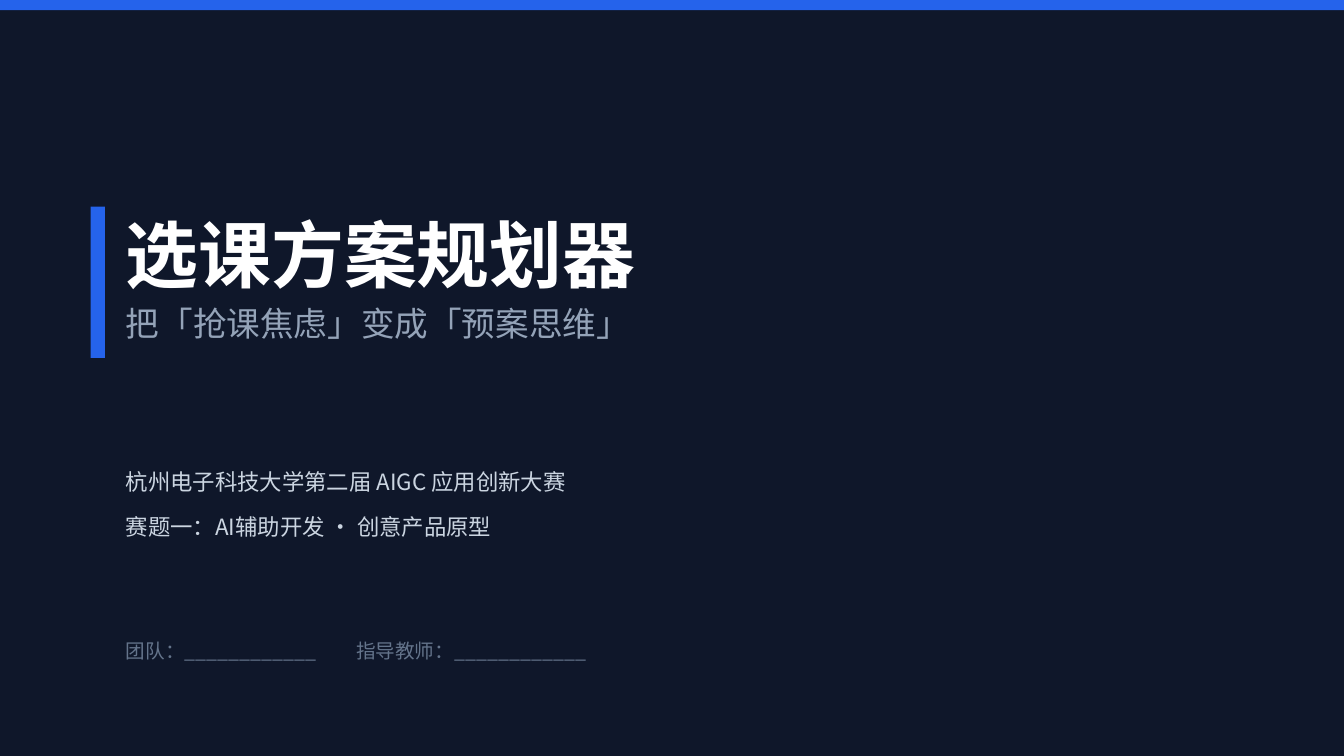
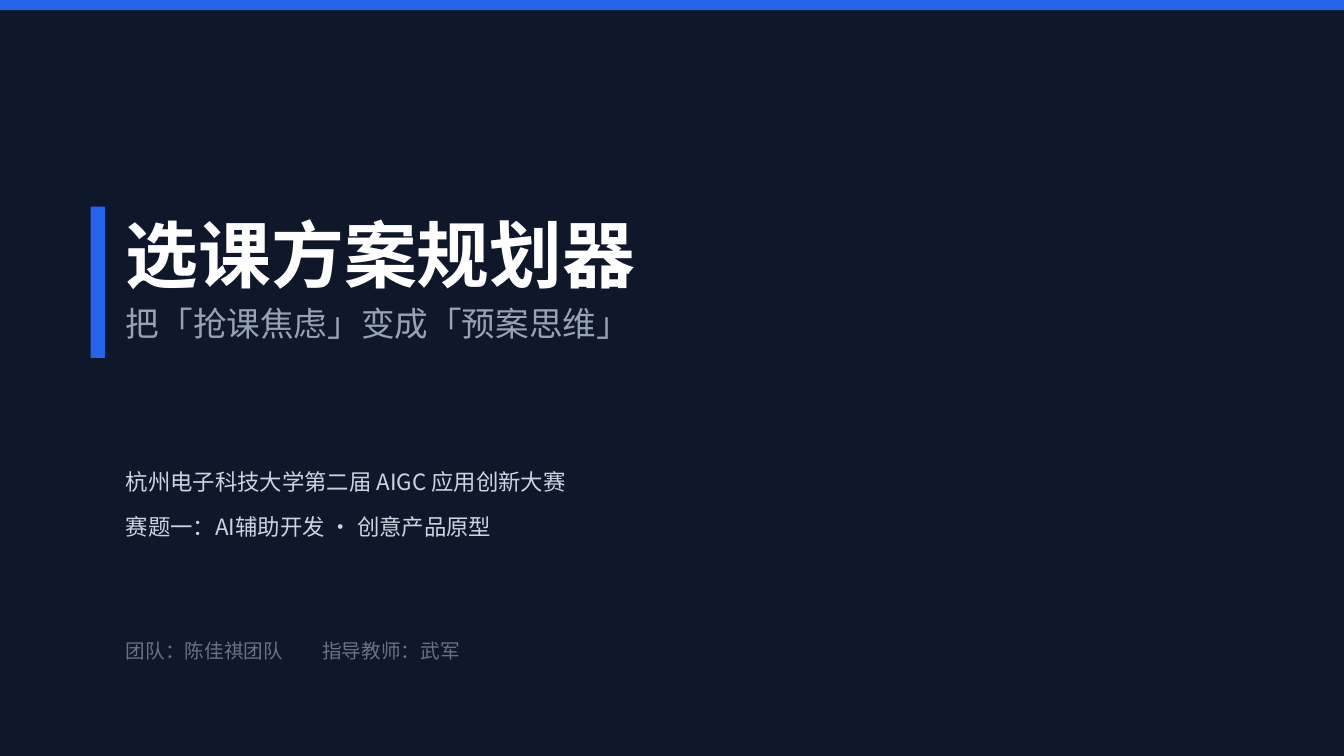
Before and after one commit to shinelovewasd/course-planner, a slide deck: slide 1 of docs/项目方案.pptx. Drawn at 1344x756 pixels with LibreOffice and Linux fonts; fonts in the diff are those of the drawing. Boxes give left, top, right and bottom in pixels: in the first picture for what was removed or moved away, otherwise in the second. Text is boxed around its words. In the diff, an @@ line names an element or a change of style, - is before the commit and + after.

Commit message:
docs: 填入团队信息与分工，修正中文校对语言标记

```diff
--- a/docs/项目方案.pptx
+++ b/docs/项目方案.pptx
@@ text at [126,641,459,660]: text changed @@
-团队：____________ 指导教师：____________
+团队：陈佳祺团队 指导教师：武军
```
Also in this commit, not shown: 1 other file.
